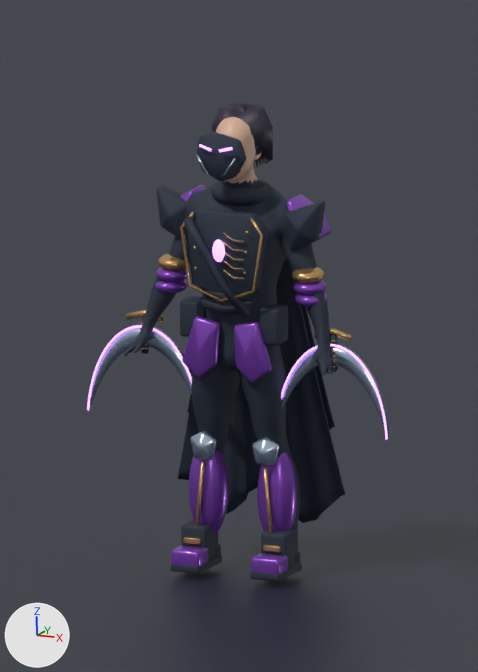
The Blender file ArtSource/Heroes/Veyr.blend: old version first, new version second.
Both versions are drawn from the file's camera 'Portrait'. Lighting does not change. The marker at lower left points along +X, +Y and +Z. The first picture is the older version.

Objects in the first picture: 'DF_Anatomy', 'DF_WeaponL', 'DF_WeaponR', 'Plane'.
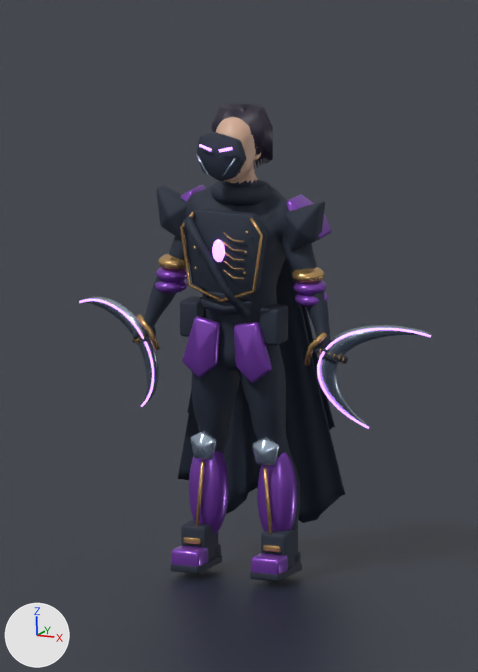
Location of each change, [x1, y1, x2, y2] in pixels of the pictures (478 x 672 px; the box of a moved part takes in the faces that stretch with it):
'DF_Anatomy', reshaped: before [123, 103, 345, 581]; after [133, 103, 345, 581]
'DF_WeaponR', reshaped (16% wider, 7% shorter): before [281, 328, 390, 440]; after [304, 325, 431, 429]
'DF_WeaponL', reshaped: before [87, 310, 192, 411]; after [79, 297, 160, 407]
part 1 of me_df_anatomy, moved or reshaped: before [308, 345, 339, 375]; after [321, 346, 338, 364]
part 2 of me_df_anatomy, moved or reshaped: before [123, 327, 153, 356]; after [134, 327, 156, 342]

Edits to the bpy script that builds the scene:
```text
Change me_df_anatomy:
    used by ob_df_anatomy; location = (0.0, 0.0, 0.0)
    remove me_df_anatomy.from_pydata(...)  # 23326 vertices, 22456 faces; spans x -0.44..0.44, y -0.26..0.25, z 0.02..1.85
    add me_df_anatomy.from_pydata(...)  # 23956 vertices, 22933 faces; spans x -0.44..0.43, y -0.26..0.25, z 0.02..1.85
    me_df_anatomy part 1: 26 vertices moved from x 0.36..0.41, y -0.11..-0.04, z 0.89..0.95 to x 0.36..0.41, y -0.1..-0.04, z 0.89..0.95; 595 vertices removed from x 0.35..0.44, y -0.19..-0.04, z 0.86..0.95; 912 vertices added at x 0.35..0.43, y -0.1..-0.01, z 0.88..0.97
    me_df_anatomy part 2: 35 vertices moved from x -0.41..-0.36, y -0.11..-0.04, z 0.89..0.95 to x -0.42..-0.36, y -0.1..-0.04, z 0.89..0.95; 589 vertices removed from x -0.44..-0.35, y -0.19..-0.04, z 0.86..0.95; 772 vertices added at x -0.43..-0.35, y -0.1..-0.01, z 0.89..0.97
    other edits to the shape of me_df_anatomy do not show in these pictures
Change me_df_weaponl:
    used by ob_df_weaponl; location = (0.0, 0.0, 0.0)
    remove me_df_weaponl.from_pydata(...)  # 712 vertices, 638 faces; spans x -0.638..-0.163, y -0.05..-0.015, z 0.601..1.017
    add me_df_weaponl.from_pydata(...)  # 712 vertices, 638 faces; spans x -0.747..-0.306, y -0.122..0.146, z 0.595..1.035
    me_df_weaponl part 3: the whole mesh is multiplied about its middle by the matrix ((0.531, 0.524, 0.666), (0.026, 0.775, -0.631), (-0.847, 0.353, 0.398)), then moved by (-0.074, 0.042, 0.066)
Change me_df_weaponr:
    used by ob_df_weaponr; location = (0.0, 0.0, 0.0)
    remove me_df_weaponr.from_pydata(...)  # 712 vertices, 638 faces; spans x 0.163..0.638, y -0.05..-0.015, z 0.601..1.017
    add me_df_weaponr.from_pydata(...)  # 712 vertices, 638 faces; spans x 0.306..0.747, y -0.122..0.146, z 0.595..1.035
    me_df_weaponr part 4: the whole mesh is multiplied about its middle by the matrix ((0.531, -0.524, -0.666), (-0.026, 0.775, -0.631), (0.847, 0.353, 0.398)), then moved by (0.074, 0.042, 0.066)
```
